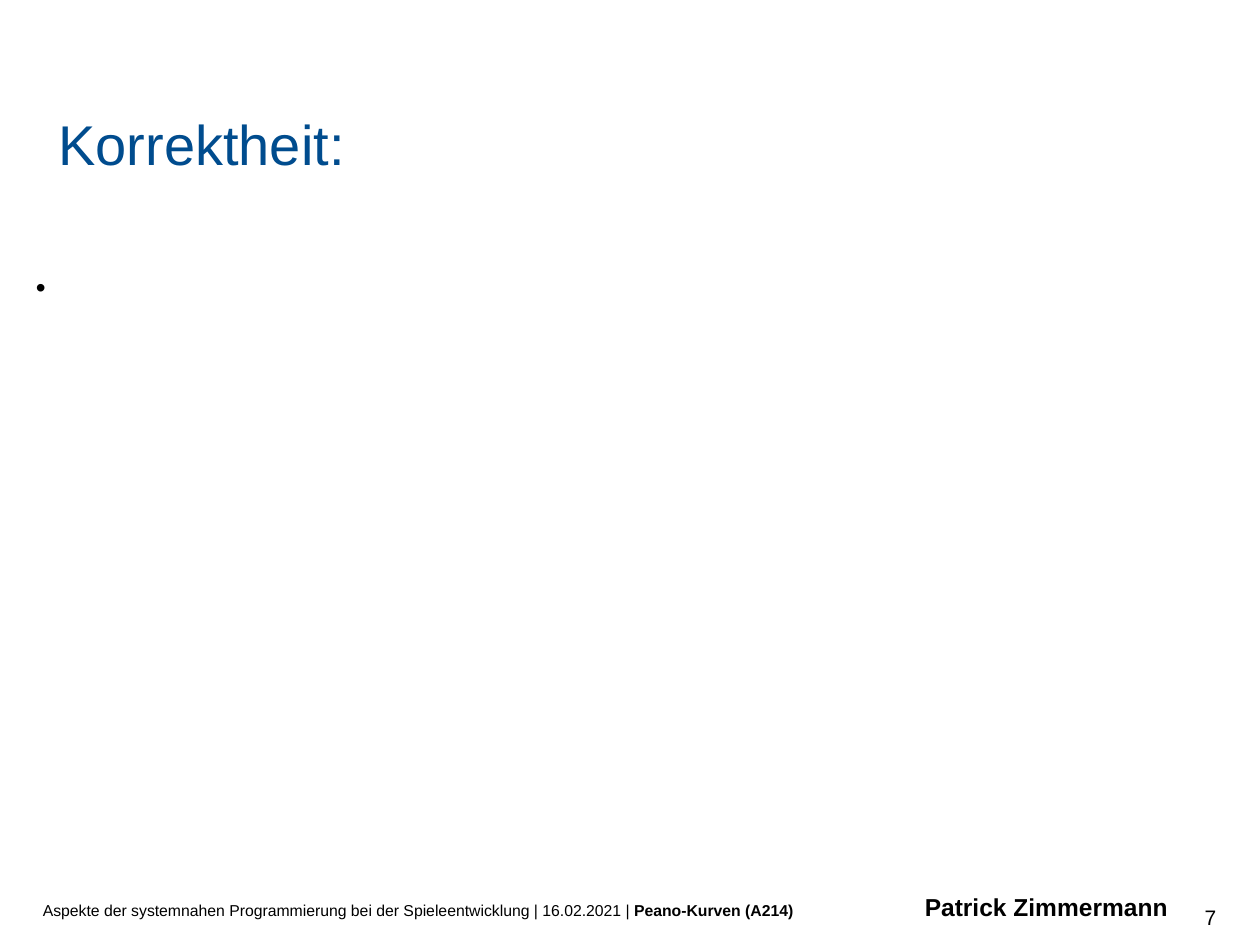
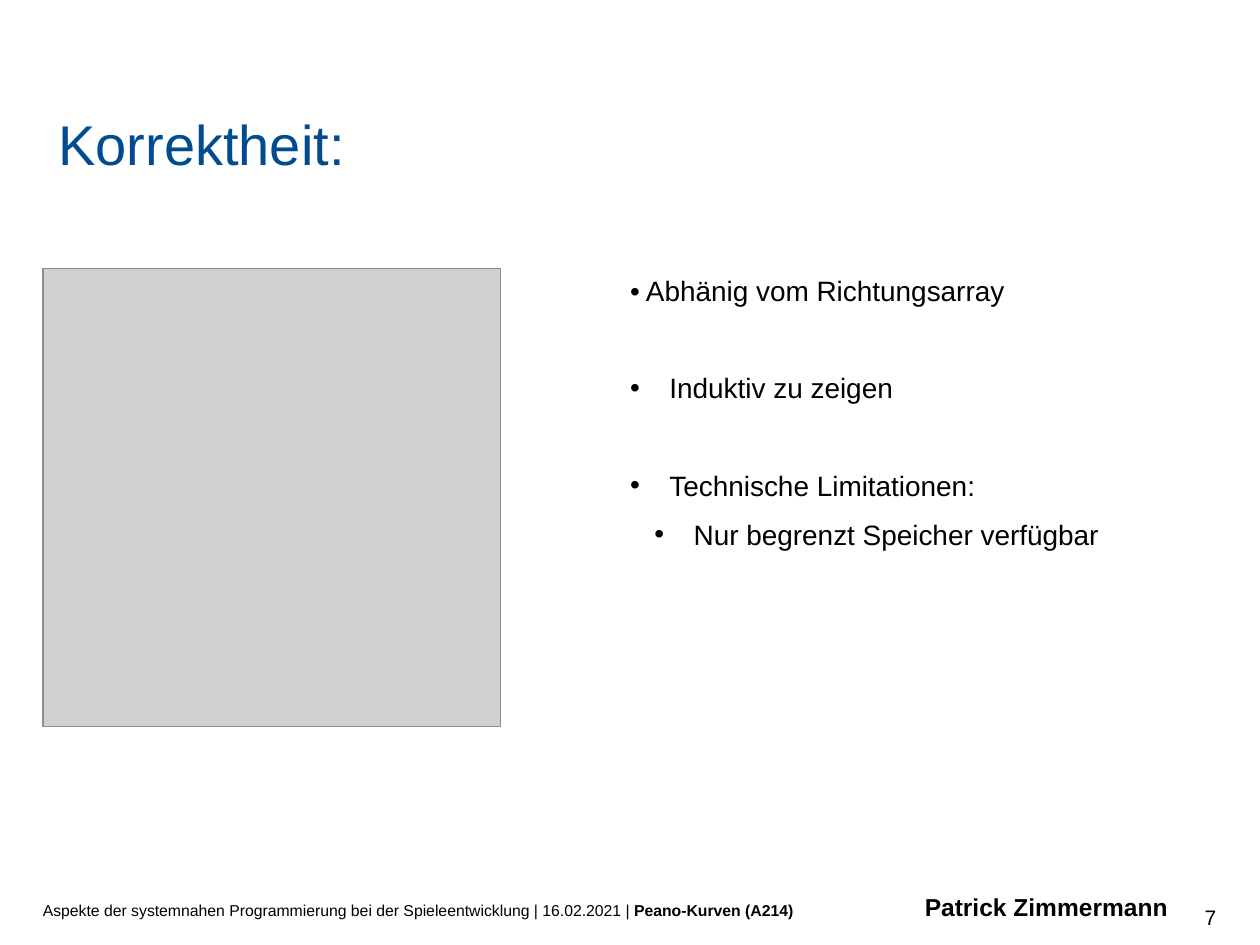
Before and after one commit to PaddlePad/ASP-Peano, a slide deck: slide 7 of Ausarbeitung/präzi.pptx. Drawn at 1260x945 pixels with LibreOffice and Linux fonts; fonts in the diff are those of the drawing; grey boxes stand for pictures; background and template pictures are left out. Boxes give left, top, right and bottom in pixels: in the first picture for what was removed or moved away, otherwise in the second. Text is boxed around its words. In the diff, an @@ line names an element or a change of style, - is before the commit and + after.

```diff
--- a/Ausarbeitung/präzi.pptx
+++ b/Ausarbeitung/präzi.pptx
@@ picture added at [43, 268, 500, 726] @@
@@ text at [646, 280, 1099, 550]: text changed @@
-•
+• Abhänig vom Richtungsarray
+• Induktiv zu zeigen
+• Technische Limitationen:
+  • Nur begrenzt Speicher verfügbar
```
Also in this commit, not shown: 1 other slide changed, 2 other files.
